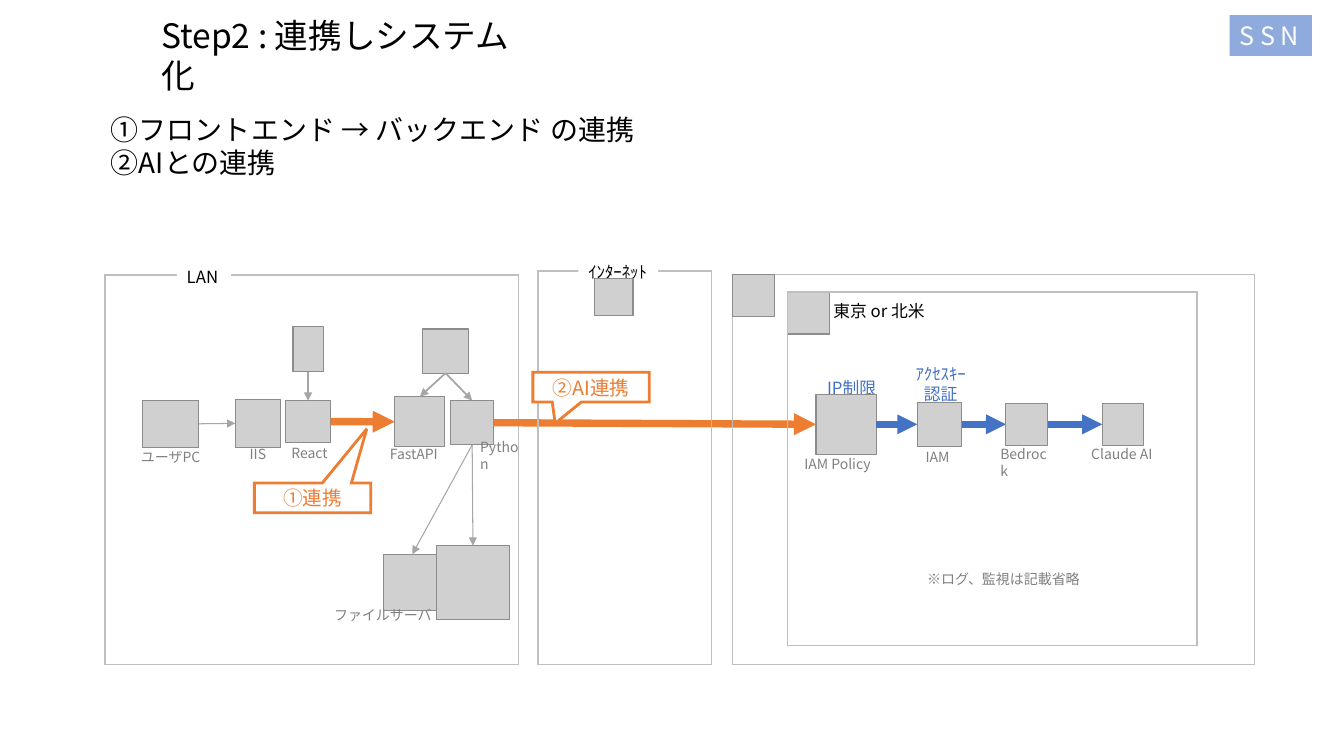
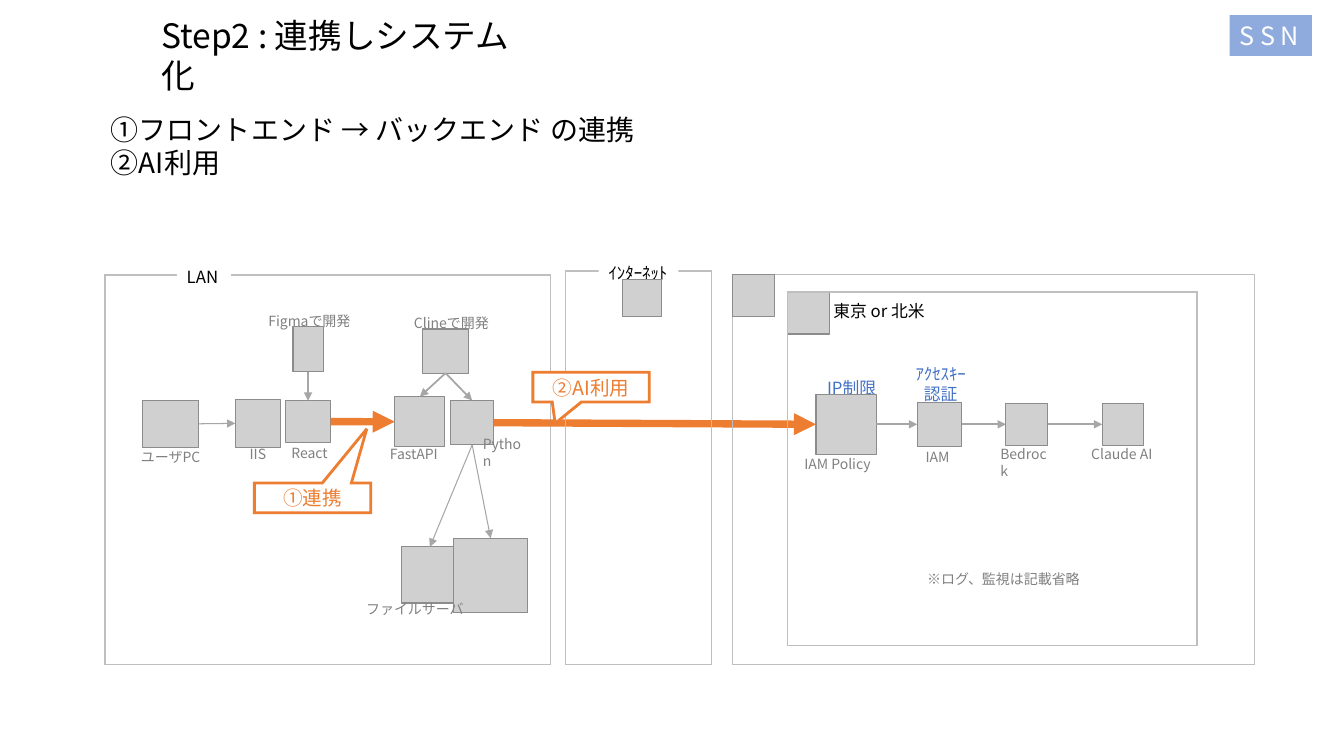
Before and after one commit to kiri0408/tyaga, a slide deck: slide 2 of aws_memo2.pptx. Drawn at 1344x756 pixels with LibreOffice and Linux fonts; fonts in the diff are those of the drawing; grey boxes stand for pictures. Boxes give left, top, right and bottom in pixels: in the first picture for what was removed or moved away, otherwise in the second. Text is boxed around its words. In the diff, an @@ line names an element or a change of style, - is before the commit and + after.

```diff
--- a/aws_memo2.pptx
+++ b/aws_memo2.pptx
@@ text at [111,149,220,176]: text changed @@
-②AIとの連携
+②AI利用
@@ text "ｲﾝﾀｰﾈｯﾄ": place and size @@
-text "ｲﾝﾀｰﾈｯﾄ" at [588,264,647,283]
+text "ｲﾝﾀｰﾈｯﾄ" at [609,266,668,284]
@@ rectangle: place and size @@
-rectangle at [105,275,519,665]
+rectangle at [105,275,551,665]
@@ rectangle: place and size @@
-rectangle at [538,271,712,664]
+rectangle at [566,271,712,664]
@@ picture: place and size @@
-picture at [595,278,633,316]
+picture at [623,279,661,317]
@@ text added at [268,314,350,330], 10 pt, text #808080 @@
+Figmaで開発
@@ text added at [414,316,489,332], 10 pt, text #808080 @@
+Clineで開発
@@ text in speech box at [553,378,630,397]: text changed @@
-②AI連携
+②AI利用
@@ arrow moved from (472, 445) - (412, 555) to (472, 445) - (431, 547) @@
@@ arrow moved from (472, 445) - (473, 545) to (472, 445) - (491, 538) @@
@@ arrow (876, 424) - (918, 424): stroke #4472C4 4.75 pt to #A6A6A6 1.25 pt @@
@@ arrow (962, 424) - (1006, 424): stroke #4472C4 4.75 pt to #A6A6A6 1.25 pt @@
@@ arrow (1048, 424) - (1103, 424): stroke #4472C4 4.75 pt to #A6A6A6 1.25 pt @@
@@ picture: place and size @@
-picture at [437,545,510,619]
+picture at [454,538,527,612]
@@ picture: place and size @@
-picture at [384,555,441,611]
+picture at [401,547,458,604]
@@ text "ファイルサーバ": place and size @@
-text "ファイルサーバ" at [334,606,432,621]
+text "ファイルサーバ" at [366,600,464,615]
```
Also in this commit, not shown: 1 other slide changed.
